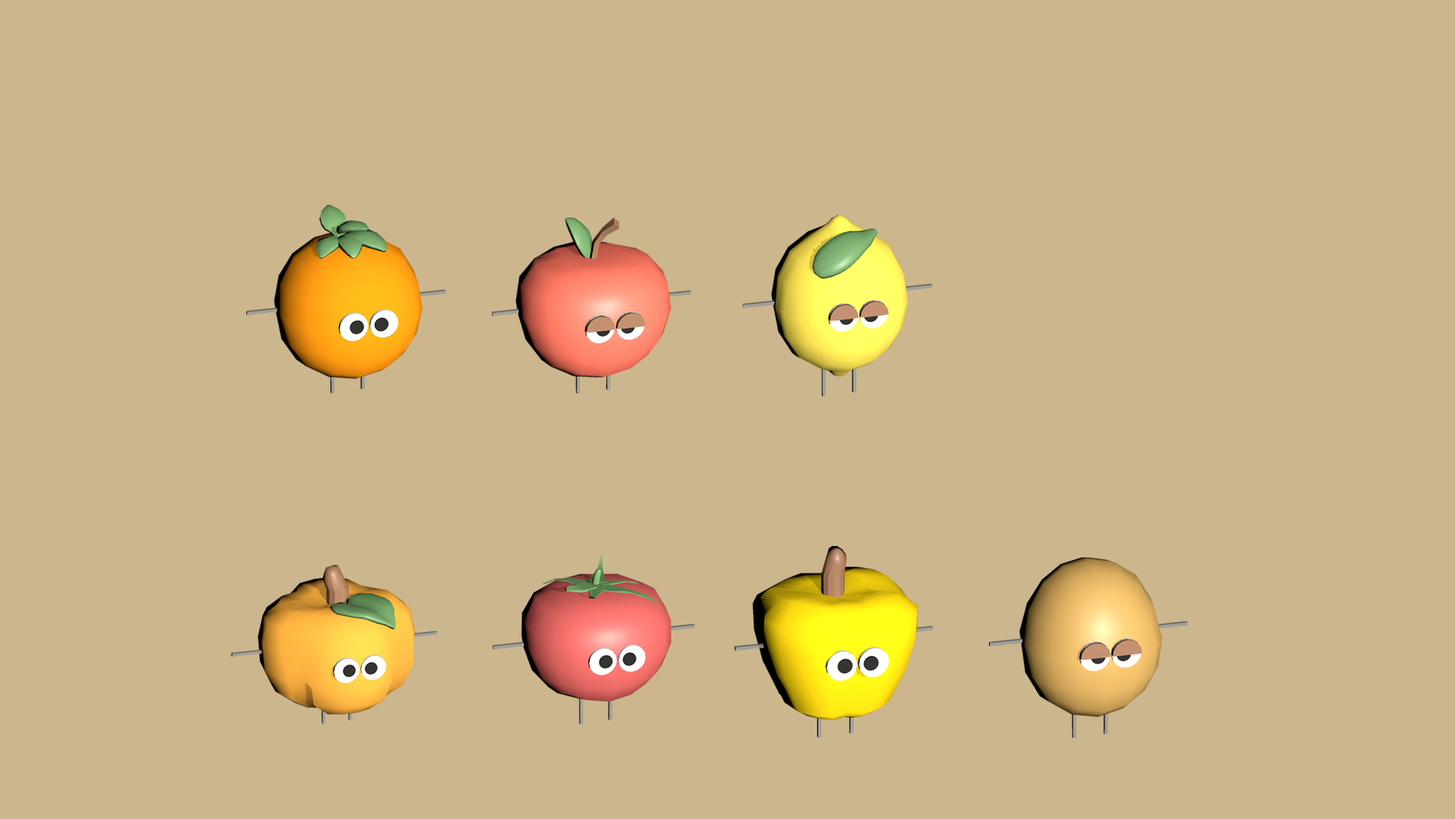
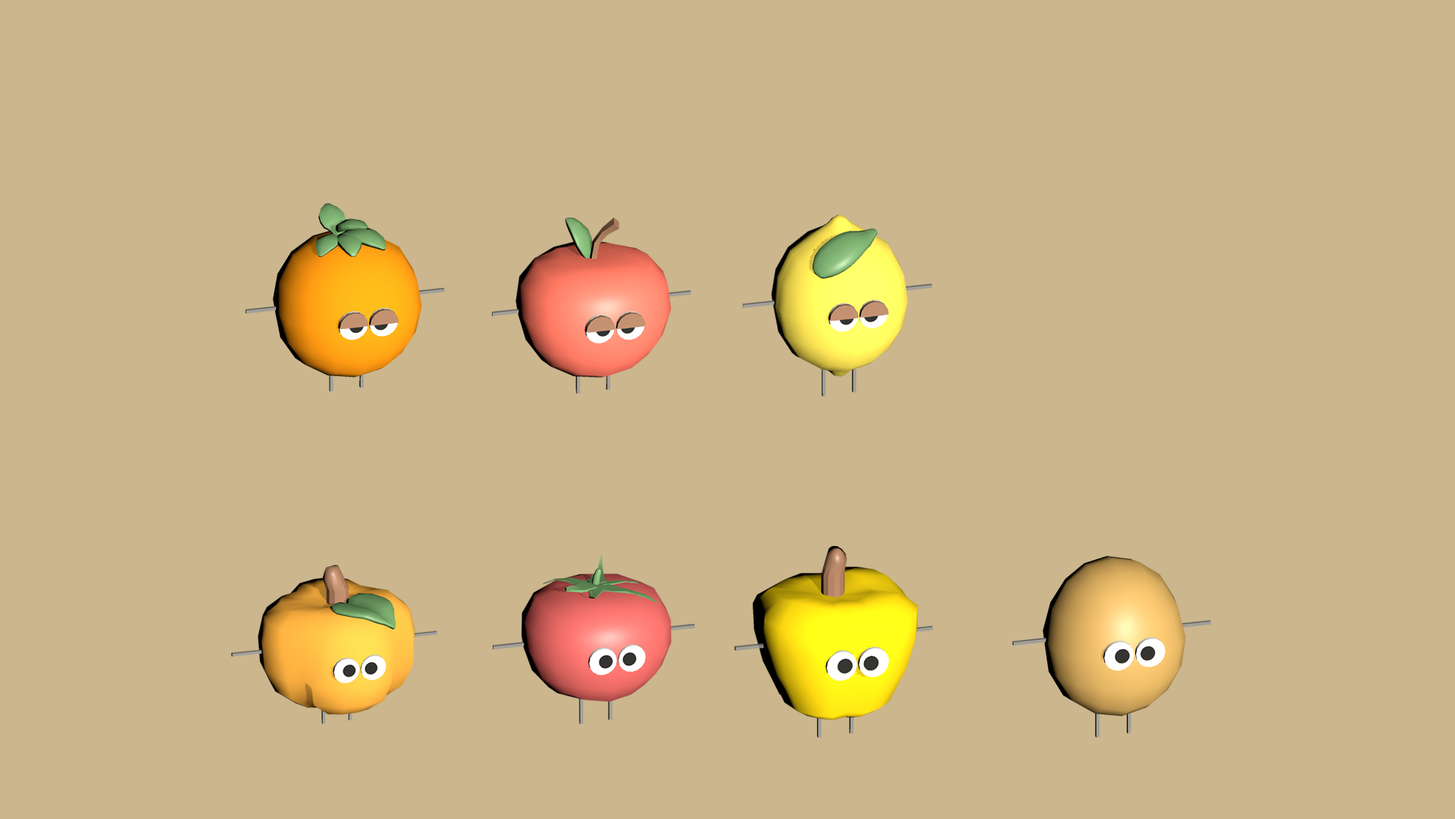
Two versions of the same layered image (1455×819). Layer-by-layer changes:
renamed "图层 5" to "图层 9", moved it above "图层 8", painted on it over box(989, 555, 1212, 738)
renamed "图层 3" to "图层 8", moved it above "图层 7", painted on it over box(245, 203, 447, 394)
